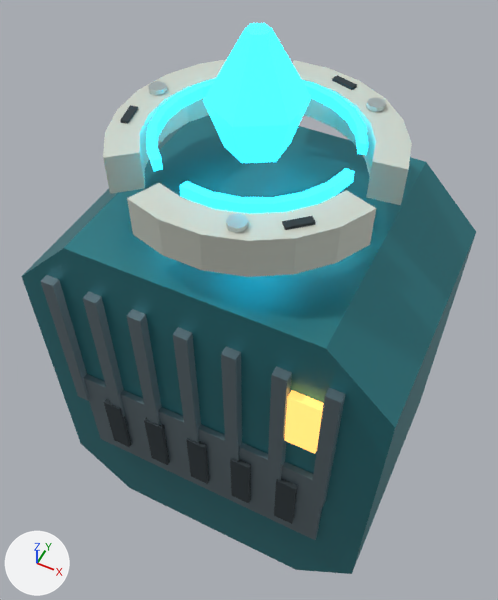
The glTF model Resource/Export/Scenery/Utility_Transformer.glb: old version first, new version second.
The view is the same before and after, from a 50 mm lens placed at (0.91, -1.89, 3.67), pointed at (-0.03, -0.01, 1.32). The lights are fixed; the arrows at lower left show +X, +Y and +Z. The first picture is the older version. Vertices at exactly the same position are counted once.

Names of what the first picture shows: 'Utility_Transformer_Cabinet', 'Utility_Transformer_CoolingFins', 'Utility_Transformer_FieldCapacitors', 'Utility_Transformer_Status'.
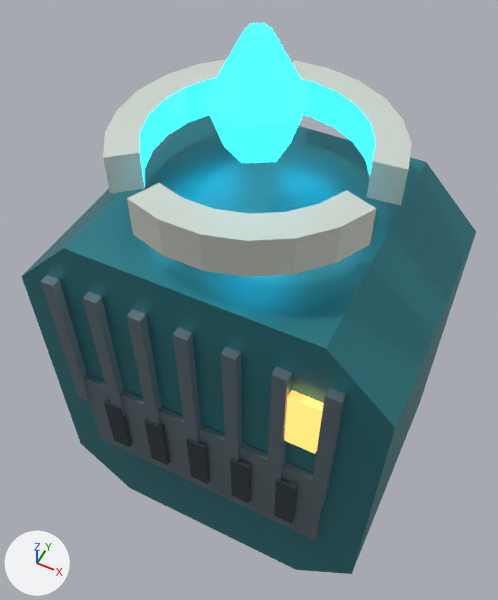
What the commit changed:
me_utility_transformer_fieldcapacitors_mesh is used by ob_utility_transformer_fieldcapacitors; location (0.0, 0.0, 0.0).
me_utility_transformer_fieldcapacitors_mesh had 258 vertices, 464 faces and spanned x -0.546..0.547, y -0.546..0.547, z 2.05..2.61.
me_utility_transformer_fieldcapacitors_mesh no longer uses material mat_alloy_light (light grey #c7d3d3).
me_utility_transformer_fieldcapacitors_mesh no longer uses material mat_rubber (dark blue #2d383d).
me_utility_transformer_fieldcapacitors_mesh now has 102 vertices, 188 faces and spans x -0.546..0.547, y -0.546..0.547, z 2.05..2.61.
me_utility_transformer_fieldcapacitors_mesh part 1: 9 loose pieces with 156 vertices, spanning x -0.508..0.392, y -0.491..0.494, z 2.18..2.23, are deleted.
me_utility_transformer_fieldcapacitors_mesh part 2: 36 faces spanning x -0.42..0.421, y -0.42..0.422, z 2.05..2.21 switch from mat_ceramic (light grey #d4d8cd) to mat_field_core (cyan #2cddff, glowing cyan #2cddff).

Location of each change, (x1, y1, x2, y2) in pixels of the pictures (498 x 600 px):
part 1 of me_utility_transformer_fieldcapacitors_mesh, deleted
    before: (120, 75, 386, 233)
part 2 of me_utility_transformer_fieldcapacitors_mesh, recoloured
    both: (140, 78, 376, 187)
